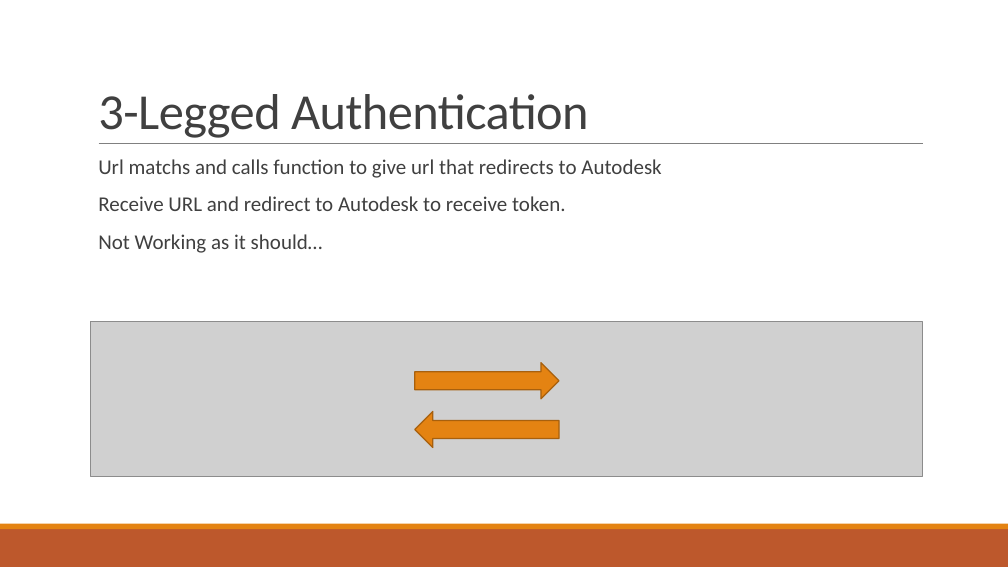
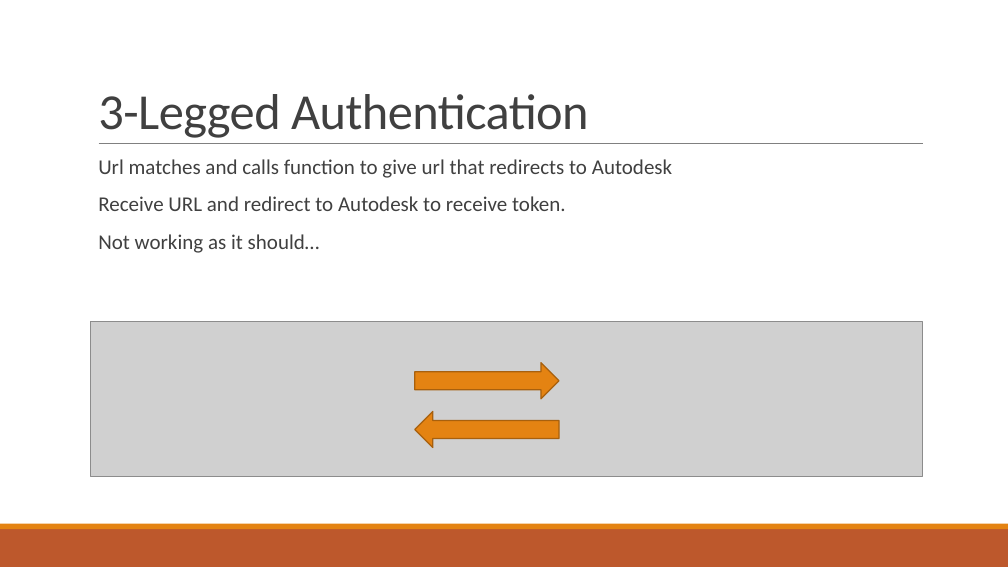
Before and after one commit to gonsalvg/Capstone-Forge-App, a slide deck: slide 30 of Project Documents/Progress Report 2/Progress report.pptx. Drawn at 1008x567 pixels with LibreOffice and Linux fonts; fonts in the diff are those of the drawing; grey boxes stand for pictures. Boxes give left, top, right and bottom in pixels: in the first picture for what was removed or moved away, otherwise in the second. Text is boxed around its words. In the diff, an @@ line names an element or a change of style, - is before the commit and + after.

```diff
--- a/Project Documents/Progress Report 2/Progress report.pptx
+++ b/Project Documents/Progress Report 2/Progress report.pptx
@@ text at (98, 159, 672, 178): text changed @@
-  Url matchs and calls function to give url that redirects to Autodesk
+  Url matches and calls function to give url that redirects to Autodesk
@@ text at (98, 234, 320, 253): text changed @@
-  Not Working as it should…
+  Not working as it should…
```
Also in this commit, not shown: 3 other files.
